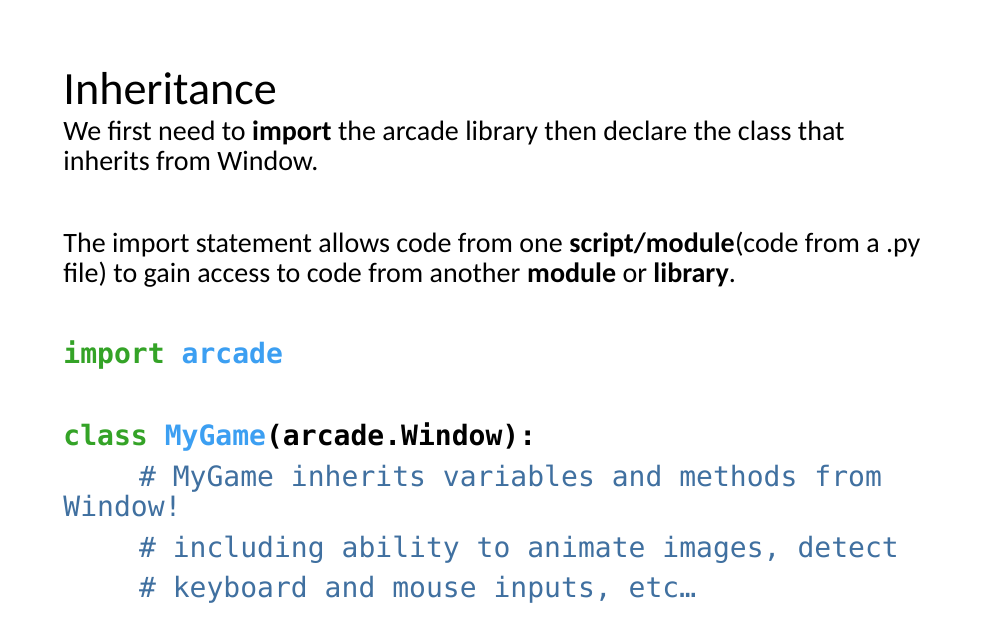
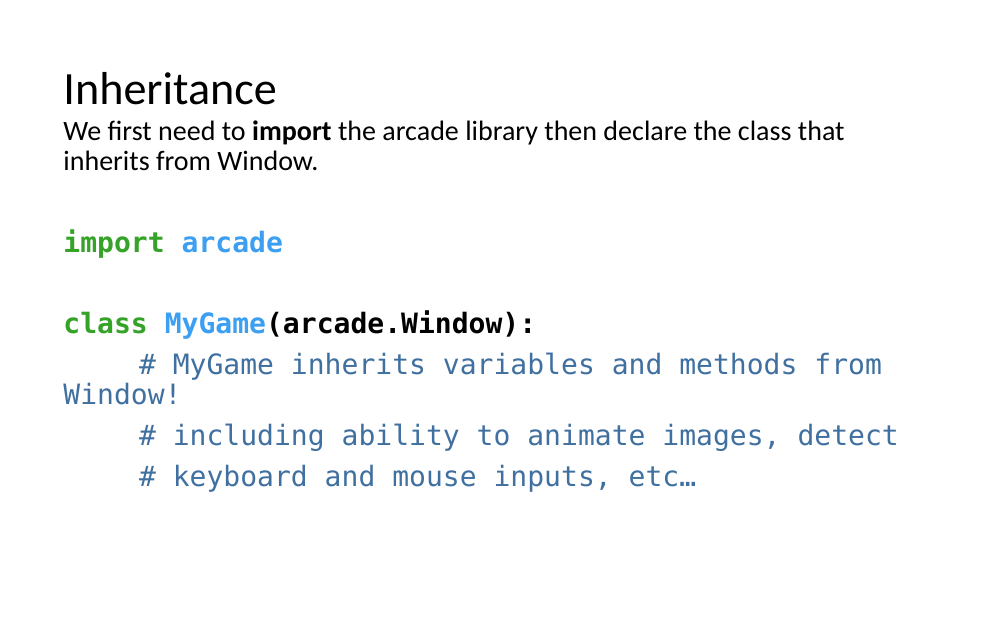
Before and after one commit to LongBaoNguyen/longbaonguyen.github.io, a slide deck: slide 20 of courses/apcsp/lect10.pptx (slide 26 before the commit). Drawn at 1008x630 pixels with LibreOffice and Linux fonts; fonts in the diff are those of the drawing. Boxes give left, top, right and bottom in pixels: in the first picture for what was removed or moved away, otherwise in the second. Text is boxed around its words. In the diff, an @@ line names an element or a change of style, - is before the commit and + after.

```diff
--- a/courses/apcsp/lect10.pptx
+++ b/courses/apcsp/lect10.pptx
@@ text at [63, 231, 920, 287]: paragraph removed @@
-The import statement allows code from one script/module(code from a .py file) to gain access to code from another module or library.
```
Also in this commit, not shown: 4 other slides changed, 9 slides added, 15 slides removed, 7 other files.
